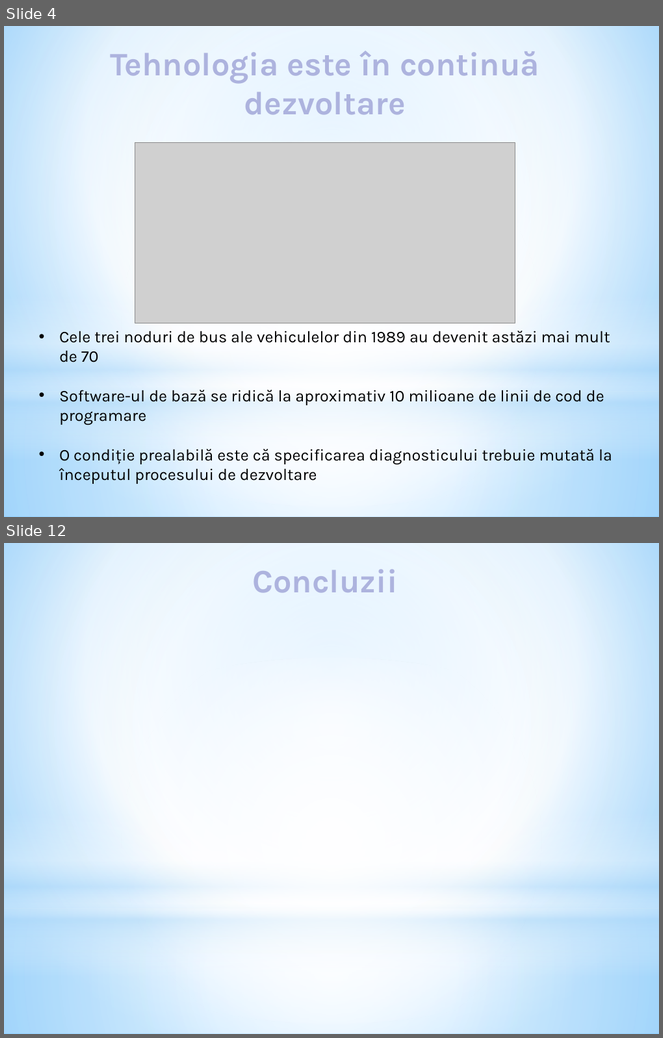
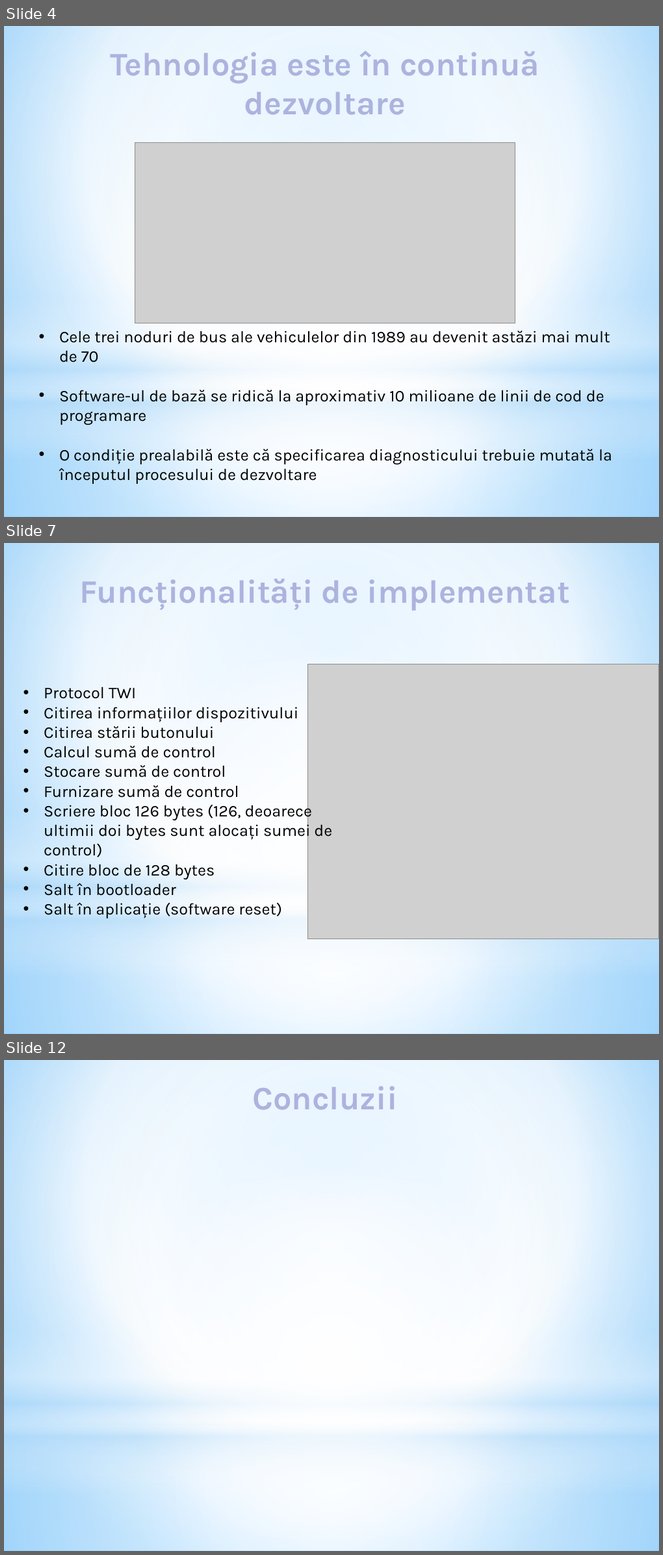
Before and after one commit to MihaiBadescu/Licenta, a slide deck: Licenta.pptx. Shown one above the other, each under a label of ours: slides 4 and 12 before the commit, slides 4, 7 and 12 after it; the slides between them are not shown. The pictures are 663x1038 and 663x1555 pixels, drawn with LibreOffice and Linux fonts; fonts in the diff are those of the drawing; grey boxes stand for pictures. Boxes give left, top, right and bottom in pixels: in the first picture for what was removed or moved away, otherwise in the second. Text is boxed around its words. In the diff, an @@ line names an element or a change of style, - is before the commit and + after.

```diff
--- a/Licenta.pptx
+++ b/Licenta.pptx
@@ slide 7 added at [4, 543, 659, 1034], background gradient #9ED5FF to #FFFFFF to #5BB9FF; not listed: 4 template elements that a slide beside it also shows @@
@@ text added at [79, 579, 570, 611], 36 pt, text gradient #8D9CFF to #3A4C94, bold @@
+Funcționalități de implementat
@@ picture added at [308, 664, 659, 939] @@
@@ text added at [44, 687, 332, 919], 18 pt, text #000000 @@
+• Protocol TWI
+• Citirea informațiilor dispozitivului
+• Citirea stării butonului
+• Calcul sumă de control
+• Stocare sumă de control
+• Furnizare sumă de control
+• Scriere bloc 126 bytes (126, deoarece ultimii doi bytes sunt alocați sumei de control)
+• Citire bloc de 128 bytes
+• Salt în bootloader
+• Salt în aplicație (software reset)
```
Also in this commit, not shown: 4 slides changed, 3 other slides added, 4 slides removed.
